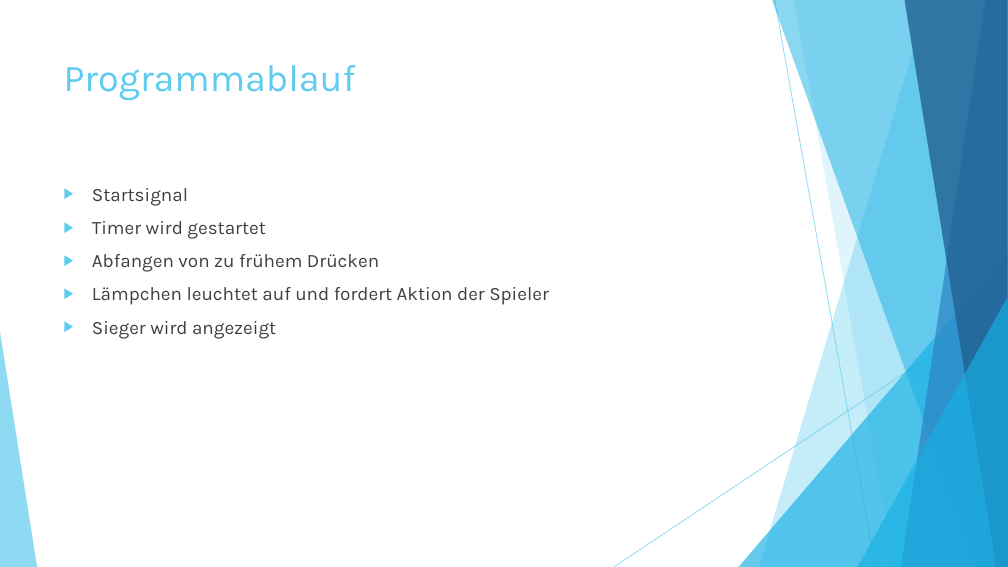
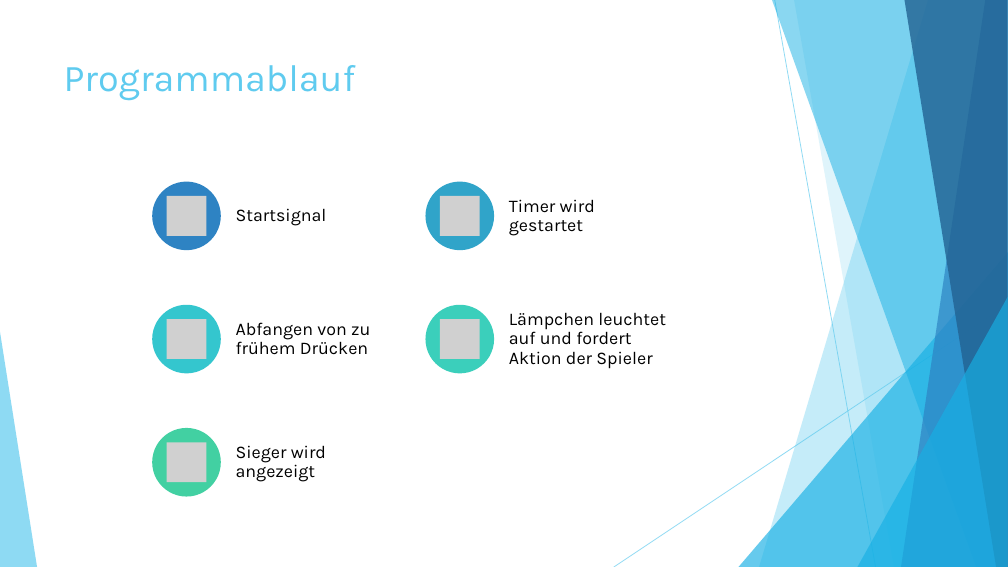
Before and after one commit to assamblerbuzzer/Buzzer, a slide deck: slide 5 of Buzzer.pptx (slide 4 before the commit). Drawn at 1008x567 pixels with LibreOffice and Linux fonts; fonts in the diff are those of the drawing; grey boxes stand for pictures. Boxes give left, top, right and bottom in pixels: in the first picture for what was removed or moved away, otherwise in the second. Text is boxed around its words. In the diff, an @@ line names an element or a change of style, - is before the commit and + after.

```diff
--- a/Buzzer.pptx
+++ b/Buzzer.pptx
@@ text removed at (x1=92, y1=188, x2=549, y2=339) @@
-▶ Startsignal
-▶ Timer wird gestartet
-▶ Abfangen von zu frühem Drücken
-▶ Lämpchen leuchtet auf und fordert Aktion der Spieler
-▶ Sieger wird angezeigt
@@ group added at (x1=152, y1=181, x2=666, y2=497): 5 ellipses, 5 pictures, 5 texts @@
+Startsignal
+Timer wird gestartet
+Abfangen von zu frühem Drücken
+Lämpchen leuchtet auf und fordert Aktion der Spieler
+Sieger wird angezeigt
```
Also in this commit, not shown: 3 other slides changed, 2 slides added, 1 slide removed.
